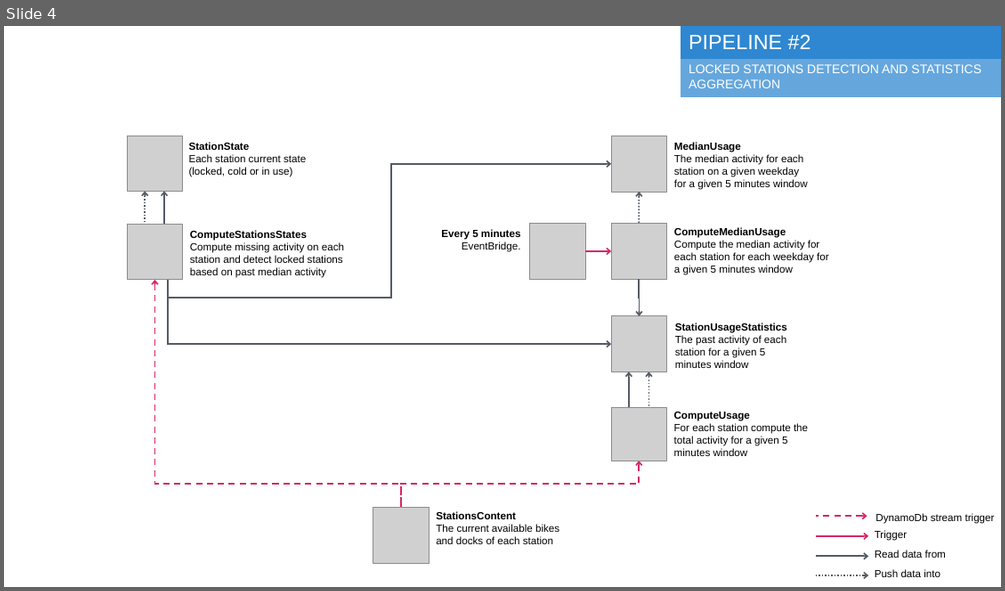
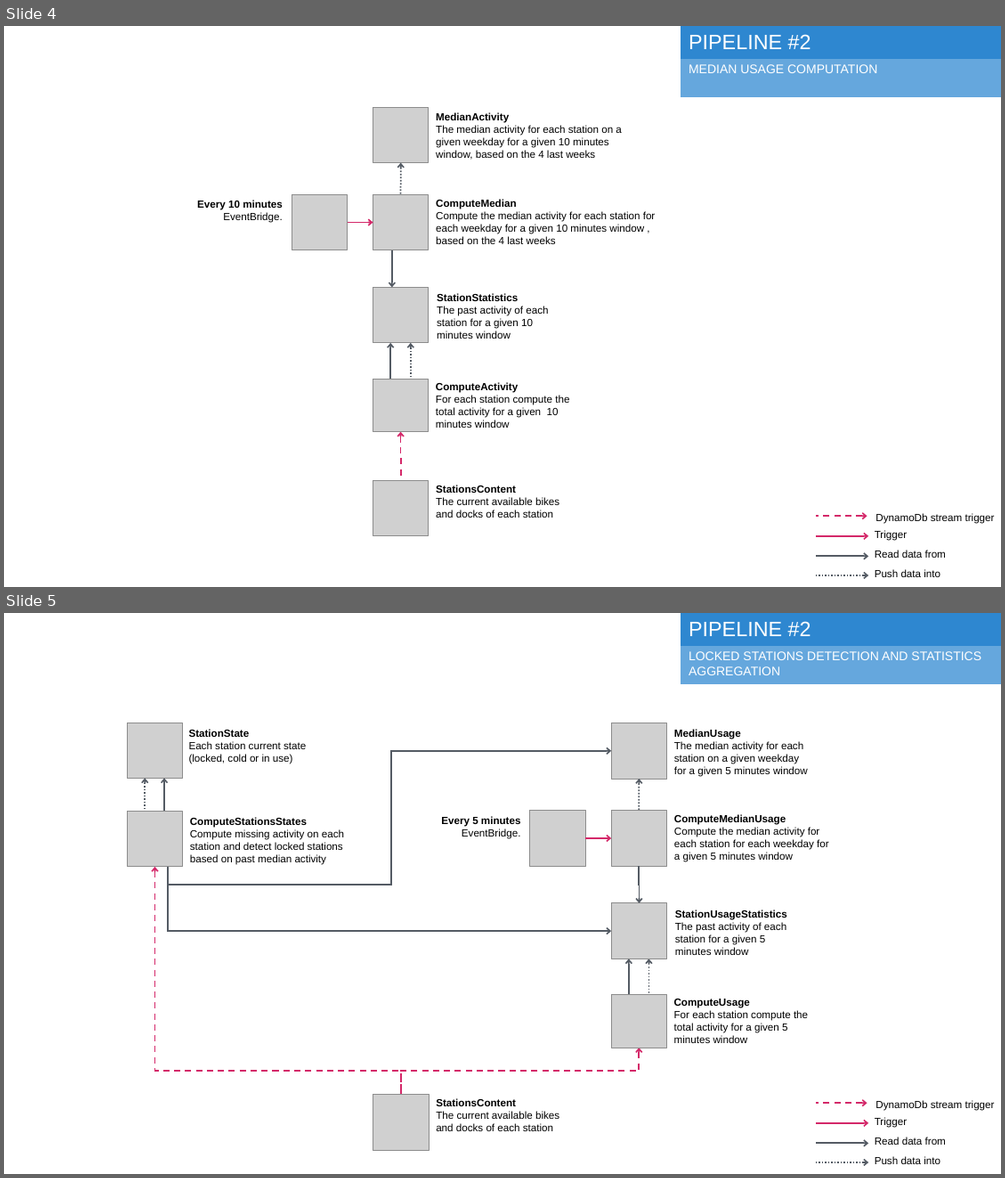
Before and after one commit to ouvreboite/velinfo, a slide deck: docs/velinfo_architecture.pptx. Shown one above the other, each under a label of ours: slide 4 before the commit, slides 4 and 5 after it. The pictures are 1005x591 and 1005x1178 pixels, drawn with LibreOffice and Linux fonts; fonts in the diff are those of the drawing; grey boxes stand for pictures. Boxes give left, top, right and bottom in pixels: in the first picture for what was removed or moved away, otherwise in the second. Text is boxed around its words. In the diff, an @@ line names an element or a change of style, - is before the commit and + after.

Commit message:
feat: compute stats with a 10 minute slot instead of 5

```diff
--- a/docs/velinfo_architecture.pptx
+++ b/docs/velinfo_architecture.pptx
@@ slide 4 added at (4, 26, 1001, 587), background #FFFFFF @@
@@ rectangle added at (681, 26, 1001, 58), fill #2E87D0, outline #2E87D0 1 pt, 20 pt, text #FFFFFF @@
+PIPELINE #2
@@ rectangle added at (681, 58, 1001, 97), fill #65A7DD, outline #65A7DD 1 pt, 12 pt, text #FFFFFF @@
+MEDIAN USAGE COMPUTATION
@@ text added at (197, 200, 283, 223), 10 pt, text #000000, bold @@
+Every 10 minutes
+EventBridge.
@@ picture added at (291, 194, 348, 249) @@
@@ elbow arrow added from (348, 222) to (372, 223), #D42869 1.5 pt @@
@@ group added at (372, 108, 655, 287): 2 texts, 2 pictures, 1 arrow, 1 elbow arrow @@
+MedianActivity
+The median activity for each station on a given weekday for a given 10 minutes window, based on the 4 last weeks
+ComputeMedian
+Compute the median activity for each station for each weekday for a given 10 minutes window , based on the 4 last weeks
@@ group added at (372, 287, 569, 481): 2 arrows, 2 texts, 2 pictures, 1 elbow arrow @@
+StationStatistics
+The past activity of each station for a given 10 minutes window
+ComputeActivity
+For each station compute the total activity for a given 10 minutes window
@@ picture added at (372, 481, 428, 536) @@
@@ text added at (436, 484, 559, 517), 10 pt, text #000000 @@
+StationsContent
+The current available bikes and docks of each station
@@ arrow added from (816, 516) to (867, 516), #D42869 1.5 pt dashed @@
@@ text added at (874, 530, 906, 540), 10 pt, text #000000 @@
+Trigger
@@ text added at (875, 513, 995, 523), 10 pt, text #000000 @@
+DynamoDb stream trigger
@@ arrow added from (816, 556) to (868, 556), #545B64 1.5 pt @@
@@ arrow added from (816, 536) to (868, 536), #D42869 1.5 pt @@
@@ text added at (874, 549, 946, 557), 10 pt, text #000000 @@
+Read data from
@@ arrow added from (816, 576) to (868, 576), #545B64 1.5 pt dashed @@
@@ text added at (874, 569, 940, 577), 10 pt, text #000000 @@
+Push data into
@@ what was slide 4 is now slide 5 @@
```
Also in this commit, not shown: 1 slide changed, 4 other slides added, 22 other files.
